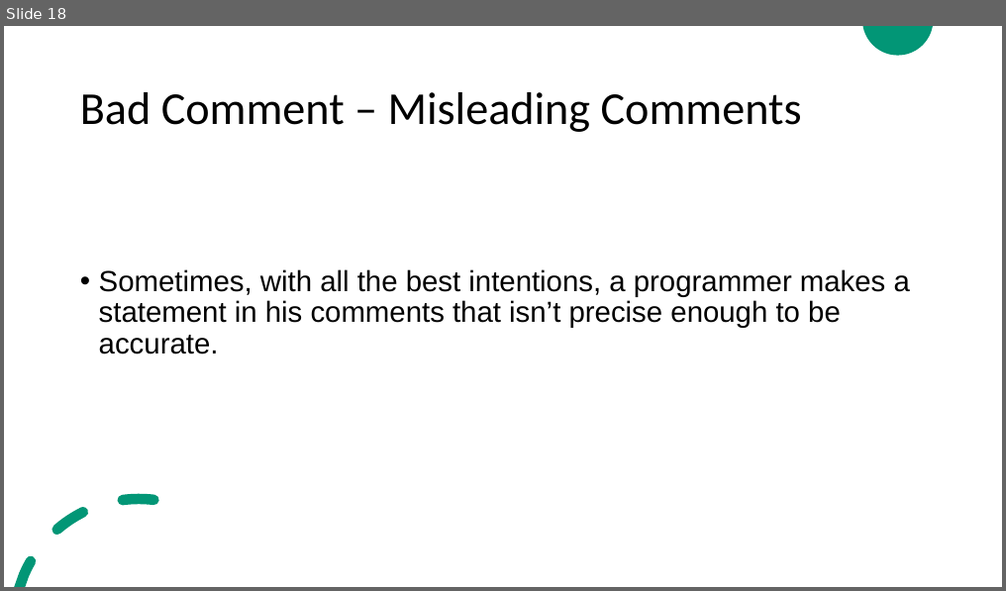
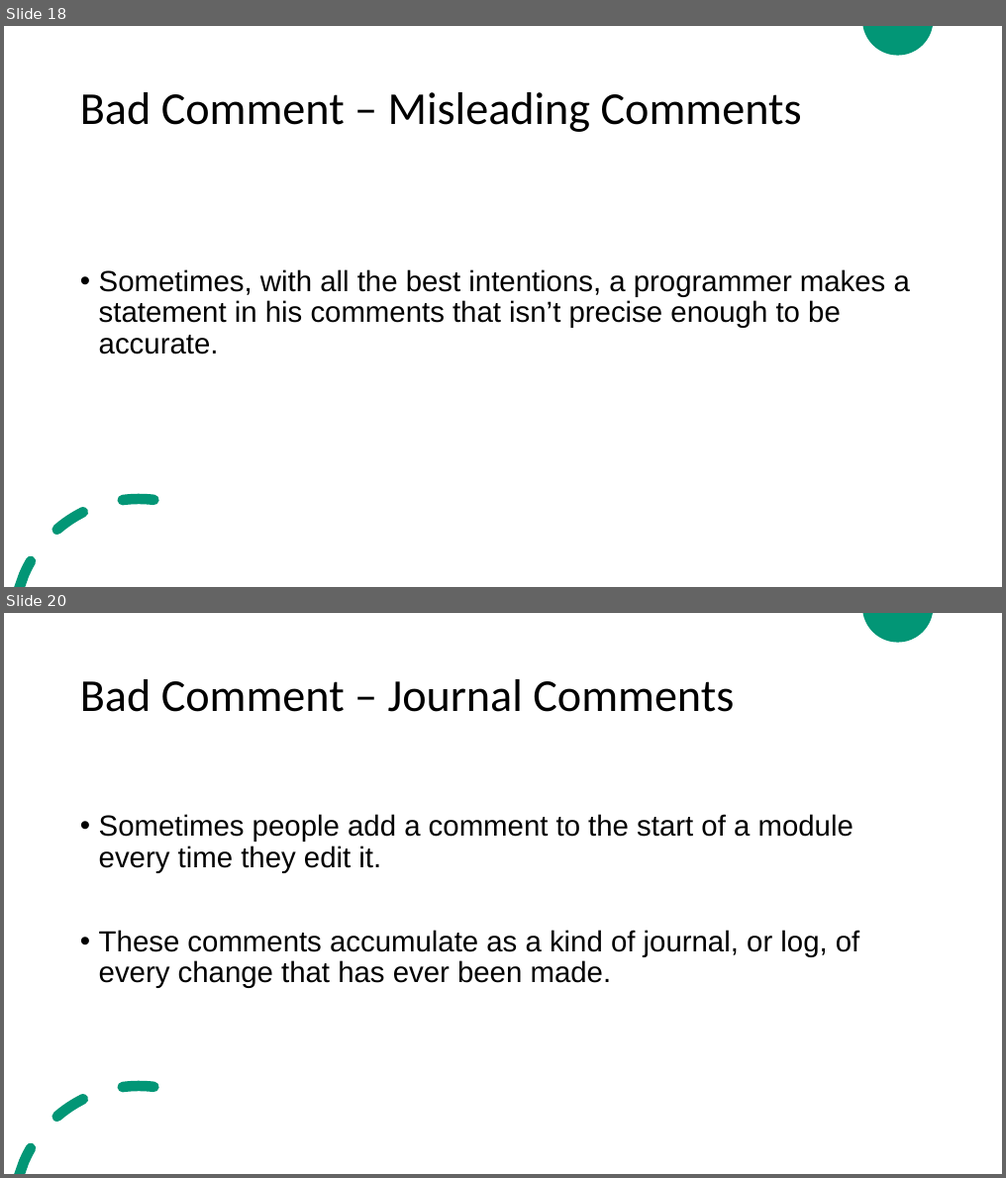
Before and after one commit to ZeinaZayed4/clean-code, a slide deck: Clean Code - Chapter 4.pptx. Shown one above the other, each under a label of ours: slide 18 before the commit, slides 18 and 20 after it; the slides between them are not shown. The pictures are 1006x591 and 1006x1178 pixels, drawn with LibreOffice and Linux fonts; fonts in the diff are those of the drawing. Boxes give left, top, right and bottom in pixels: in the first picture for what was removed or moved away, otherwise in the second. Text is boxed around its words. In the diff, an @@ line names an element or a change of style, - is before the commit and + after.

```diff
--- a/Clean Code - Chapter 4.pptx
+++ b/Clean Code - Chapter 4.pptx
@@ slide 20 added at [4,613,1002,1174], background #FFFFFF; not listed: 2 template elements that a slide beside it also shows @@
@@ title added at [80,679,734,712], 44 pt, text #000000 @@
+Bad Comment – Journal Comments
@@ text added at [99,814,859,988], 28 pt, text #000000 @@
+• Sometimes people add a comment to the start of a module every time they edit it.
+• These comments accumulate as a kind of journal, or log, of every change that has ever been made.
```
Also in this commit, not shown: 14 other slides added.
